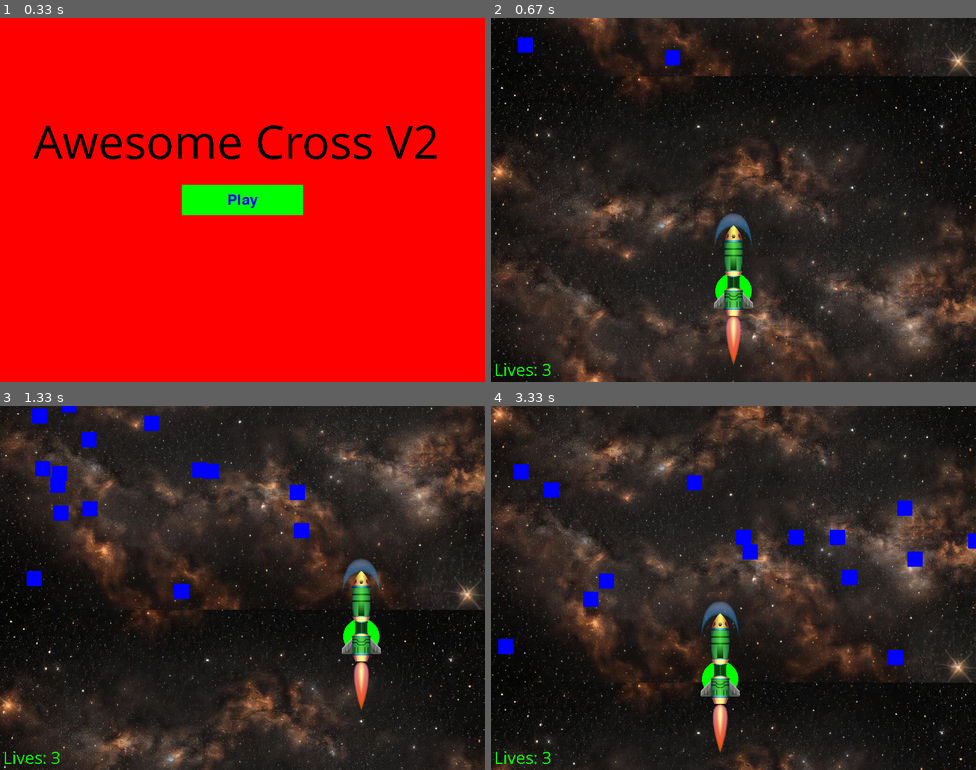
Above: before the commit, frames 1-4 (two rows, left to right).
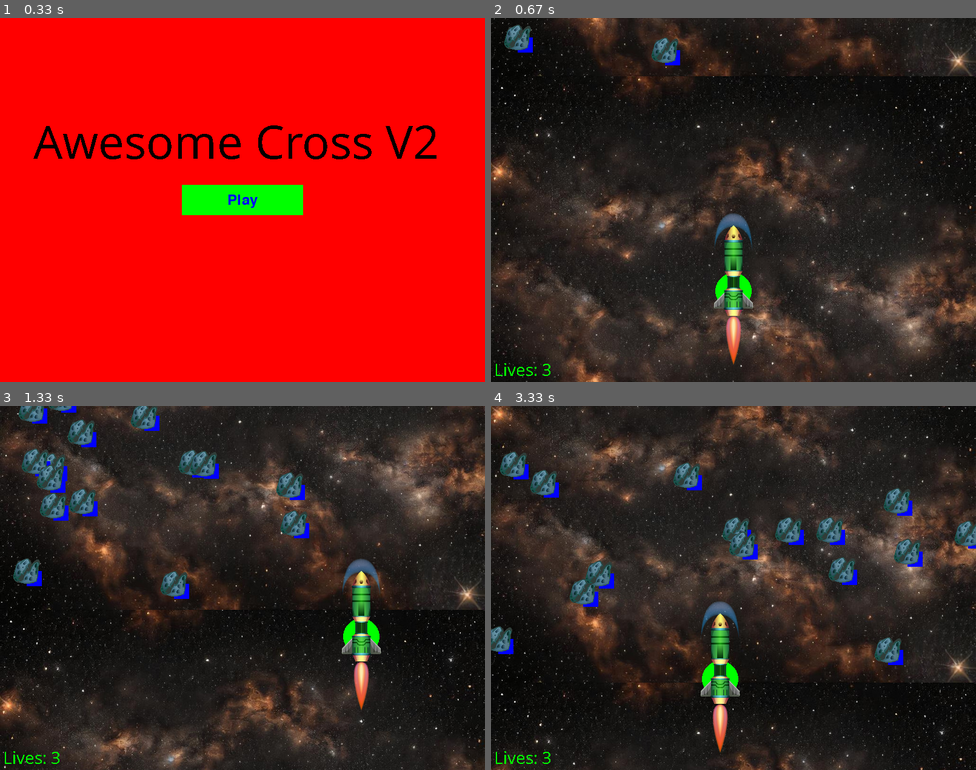
Above: after the commit, the same moments.

Repository: AndrewFagan04/CS_370_AwexomeCross
Game: pygame game, started from main.py
Two runs of this game, one before a commit and one after it. Both use one fixed random seed, a clock stepped at 60 frames per second and the inputs below.
Inputs:
- Up to frame 1 (0.33 s): no input
- Up to frame 2 (0.67 s): click "Play" at 0.38 s
- Up to frame 3 (1.33 s): hold D 0.67-1.13 s; hold W from 1.17 s (still down)
- Up to frame 4 (3.33 s): release W at 1.47 s; hold D 1.5-1.97 s; hold A 2-2.53 s; hold S 2.57-2.87 s; hold A 2.9-3.3 s

Frame 1 is identical in both runs. In frame 2, 0.6% of the frame differs, in the area x 2-39%, y 1-13%; in frame 3, 3.6%; in frame 4, 4.0%, in the area x 0-100%, y 12-71%.

Commit message:
Imported meteor sprites and attached to rectangles

Diff:
--- a/main.py
+++ b/main.py
@@ -17,10 +17,15 @@
 timer = pygame.time.Clock()
 
 #imports image for player sprite and scales to smaller size
-player_sprite = pygame.image.load(join("sprites","player0.png"))
+player_sprite = pygame.image.load(join("sprites","player0.png")).convert_alpha()
 player_sprite = pygame.transform.scale_by(player_sprite,(0.5,0.5))
 player_sprite_height = player_sprite.get_height()
 player_sprite_width = player_sprite.get_width()
+
+meteor_sprite = pygame.image.load(join("sprites","Meteor_06.png")).convert_alpha()
+meteor_sprite = pygame.transform.scale_by(meteor_sprite,(0.15,0.15))
+meteor_sprite_height = meteor_sprite.get_height()
+meteor_sprite_width = meteor_sprite.get_width()
 
 #define colours for random rectangles
 GREEN = (0, 255, 0)
@@ -155,6 +160,8 @@
         #draw all rectangles
         for obstacle in obstacles:
             pygame.draw.rect(window, BLUE, obstacle)
+            window.blit(meteor_sprite,(obstacle.x - meteor_sprite_width/2,
+                                       obstacle.y - meteor_sprite_height/2))
 
 
         #check collision and change colour
